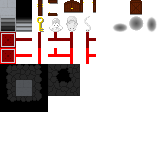
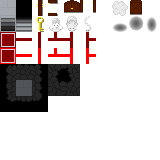
Two versions of the same layered image (160×160). Layer-by-layer changes:
painted on "Background" over [112, 1, 128, 16]
